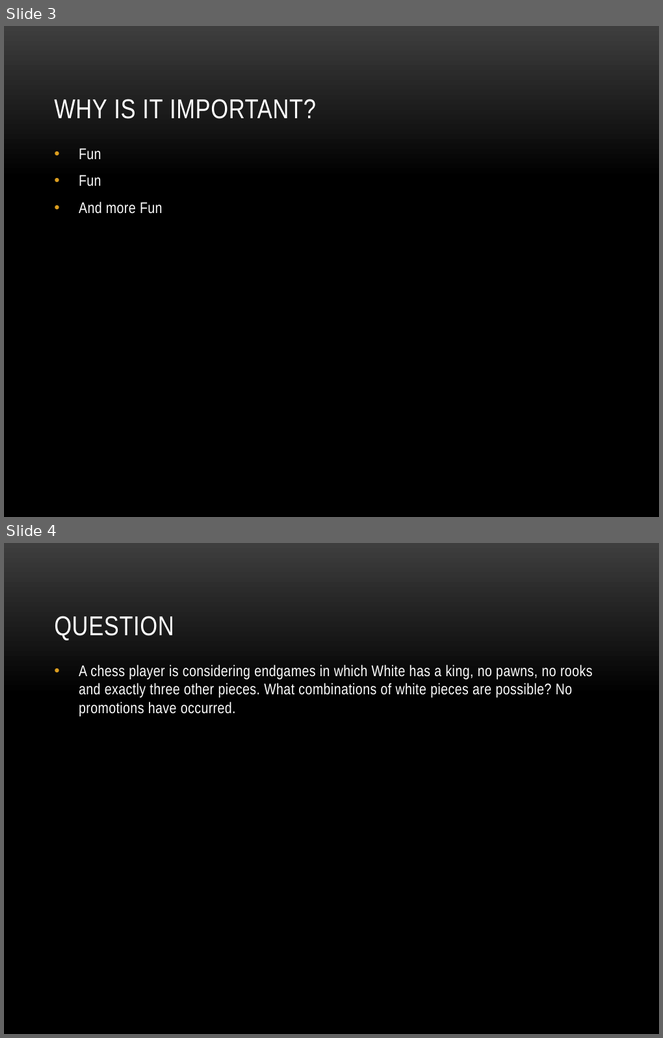
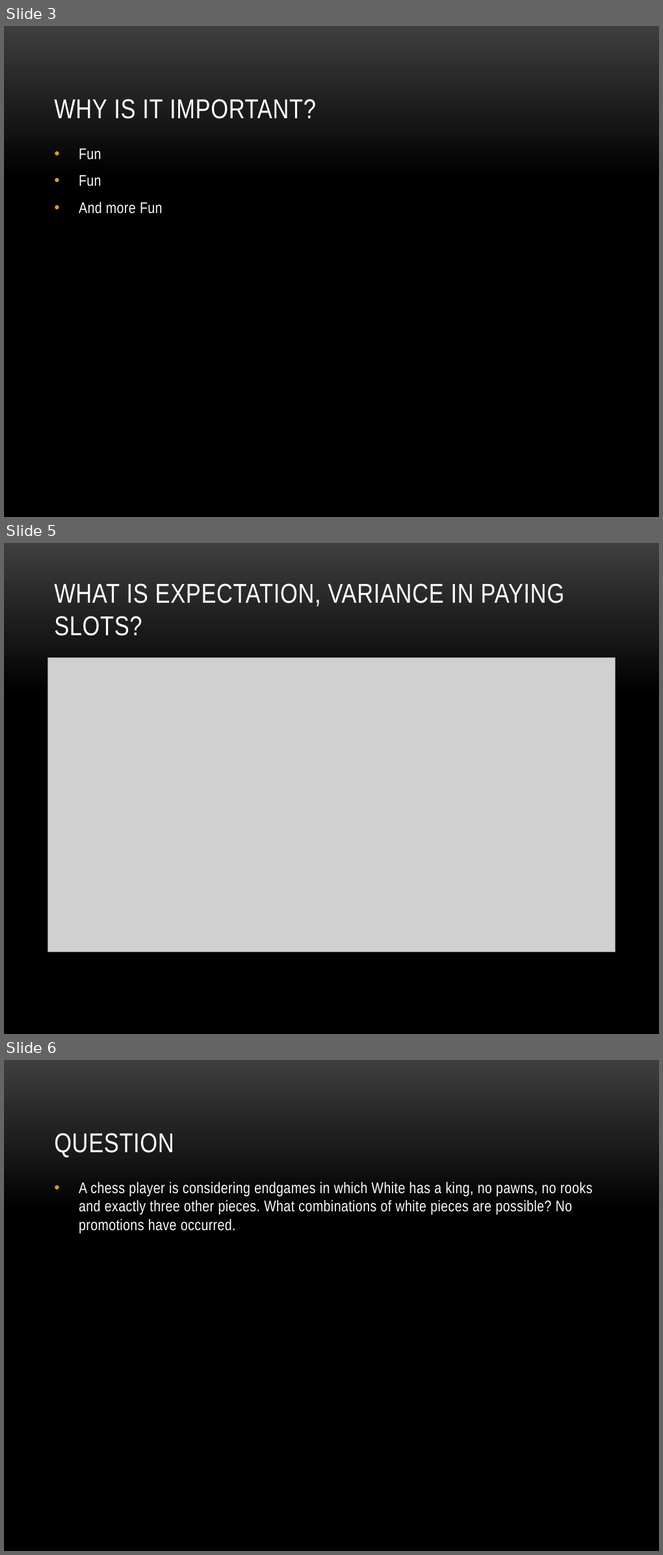
Before and after one commit to veravira/data-aggregator, a slide deck: game.pptx. Shown one above the other, each under a label of ours: slides 3 and 4 before the commit, slides 3, 5 and 6 after it; the slides between them are not shown. The pictures are 663x1038 and 663x1555 pixels, drawn with LibreOffice and Linux fonts; fonts in the diff are those of the drawing; grey boxes stand for pictures; background and template pictures are left out. Boxes give left, top, right and bottom in pixels: in the first picture for what was removed or moved away, otherwise in the second. Text is boxed around its words. In the diff, an @@ line names an element or a change of style, - is before the commit and + after.

```diff
--- a/game.pptx
+++ b/game.pptx
@@ slide 5 added at (4,543,659,1034), background picture (left out) @@
@@ title added at (54,583,565,636), 30 pt, text #FFFFFF @@
+WHAT IS EXPECTATION, VARIANCE IN PAYING SLOTS?
@@ picture added at (48,657,616,953) @@
@@ what was slide 4 is now slide 6 @@
```
Also in this commit, not shown: 1 slide changed, 2 other slides added.
